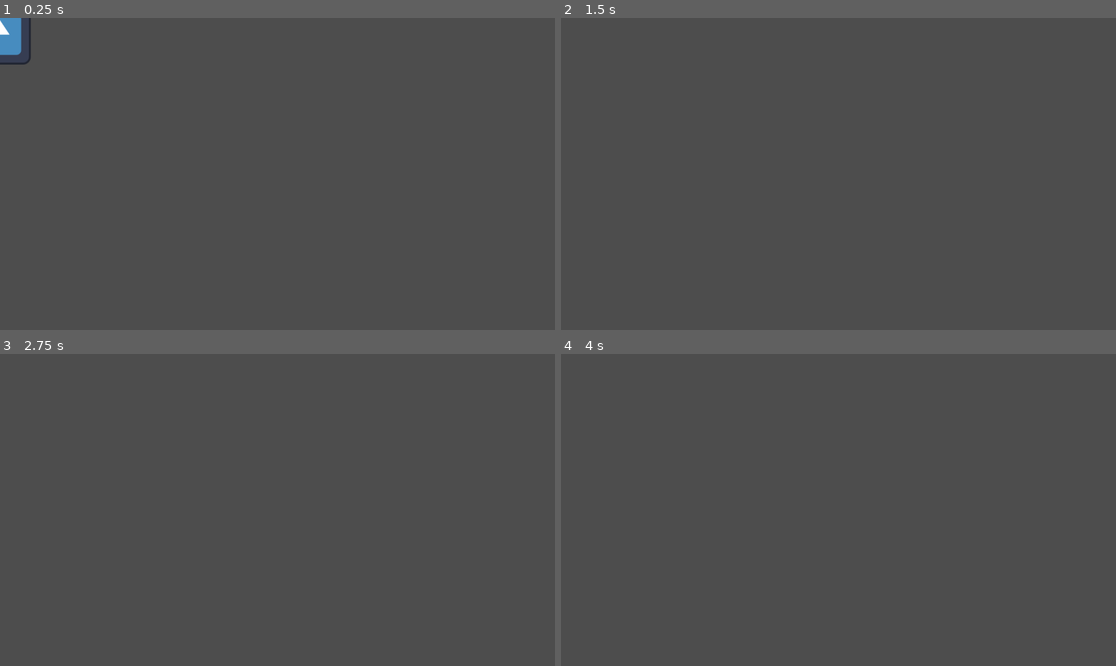
Above: before the commit, frames 1-4 (two rows, left to right).
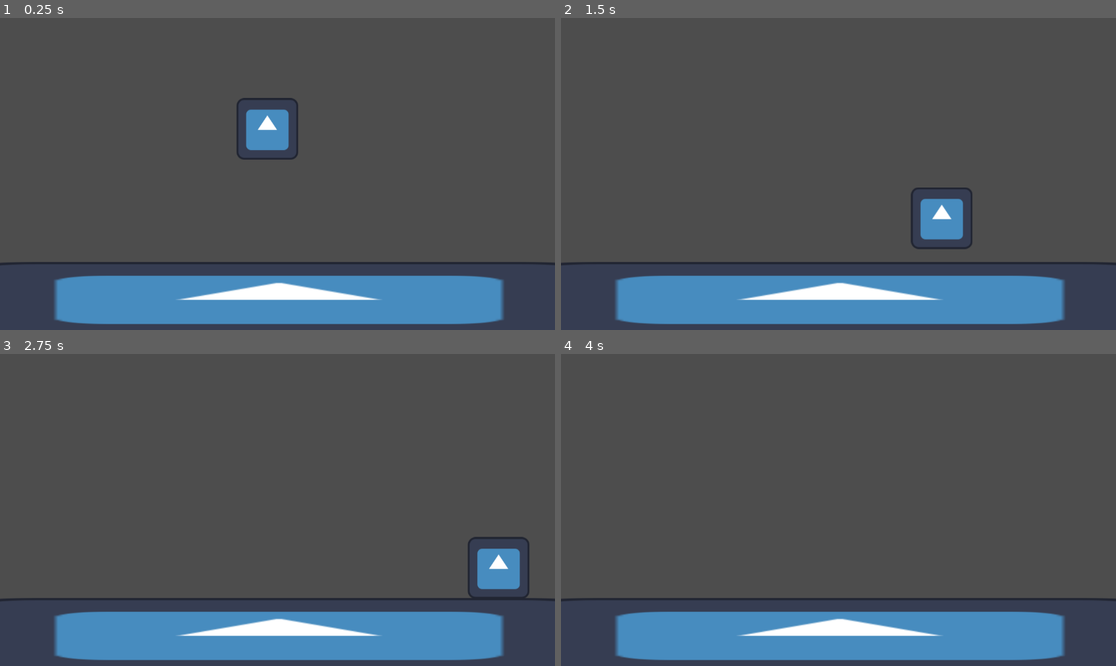
Above: after the commit, the same moments.

Repository: T4R1N/BuiltToScale
Game: Godot game, scene res://Scenes/Main.tscn
Same seed, same stepped clock (60 frames per second), same inputs: the game is played once before the commit and once after it. The engine's default icon, where the game draws it, is replaced by a stand-in: a white triangle on a blue panel in a dark square.
Inputs:
- Up to frame 1 (0.25 s): no input
- Up to frame 2 (1.5 s): tap Enter (ui_accept) at 0.5, 0.6 s; hold D (Right) from 0.53 s (still down); tap Space (Jump) at 0.77, 0.8, 1.07, 1.35 s
- Up to frame 3 (2.75 s): tap Space (Jump) at 1.52, 1.82, 2.3 s; tap Enter (ui_accept) at 1.55, 2.1 s; release D (Right) at 2.03 s; hold A (Left) from 2.03 s (still down)
- Up to frame 4 (4 s): release A (Left) at 2.78 s; hold D (Right) from 2.78 s (still down); tap Enter (ui_accept) at 2.85 s; tap Space (Jump) at 3.02, 3.32, 3.6, 3.77 s

The runs differ from the first frame. In frame 1, 15% of the frame differs, in the area x 0-100%, y 0-99%; in frame 2, 15%; in frame 3, 15%; in frame 4, 13%.

Commit message:
very basic movement

Diff:
--- a/Scenes/Player.tscn
+++ b/Scenes/Player.tscn
@@ -7,7 +7,6 @@
 radius = 62.1289
 
 [node name="Player" type="CharacterBody2D"]
-motion_mode = 1
 script = ExtResource("1_wyj45")
 
 [node name="PlayerSprite" type="AnimatedSprite2D" parent="."]
--- a/Scenes/Stage.tscn
+++ b/Scenes/Stage.tscn
@@ -1,7 +1,13 @@
-[gd_scene load_steps=2 format=3 uid="uid://cgmocoowxewlq"]
+[gd_scene load_steps=3 format=3 uid="uid://xjci2p0oquym"]
 
-[ext_resource type="PackedScene" uid="uid://lbttidtwr61x" path="res://Scenes/Player.tscn" id="1_mtinf"]
+[ext_resource type="PackedScene" uid="uid://lbttidtwr61x" path="res://Scenes/player.tscn" id="1_mtinf"]
+[ext_resource type="PackedScene" uid="uid://c5eghw8nwfu8p" path="res://Scenes/platform.tscn" id="2_7slog"]
 
 [node name="Stage" type="Node2D"]
 
 [node name="Player" parent="." instance=ExtResource("1_mtinf")]
+position = Vector2(555, 177)
+
+[node name="platform" parent="." instance=ExtResource("2_7slog")]
+position = Vector2(579, 583)
+scale = Vector2(10.5368, 1.19439)
--- /dev/null
+++ b/Scenes/platform.tscn
@@ -0,0 +1,14 @@
+[gd_scene load_steps=3 format=3 uid="uid://c5eghw8nwfu8p"]
+
+[ext_resource type="Texture2D" uid="uid://fs31vkeyprku" path="res://icon.svg" id="1_8uiam"]
+
+[sub_resource type="RectangleShape2D" id="RectangleShape2D_e1rkc"]
+size = Vector2(128, 128)
+
+[node name="platform" type="StaticBody2D"]
+
+[node name="CollisionShape2D" type="CollisionShape2D" parent="."]
+shape = SubResource("RectangleShape2D_e1rkc")
+
+[node name="Sprite2D" type="Sprite2D" parent="."]
+texture = ExtResource("1_8uiam")
--- a/Scripts/player.gd
+++ b/Scripts/player.gd
@@ -1,28 +1,29 @@
 extends CharacterBody2D
 
-
-const SPEED = 300.0
-const JUMP_VELOCITY = -400.0
+const JUMP_VELOCITY = -600.0
 
 # Get the gravity from the project settings to be synced with RigidBody nodes.
-var gravity = ProjectSettings.get_setting("physics/2d/default_gravity")
+var gravity = 1600
 
+var acceleration = 1000.0
+var maxSpeed = 300.0
+var canMoveInAir = true # For use with augments
 
 func _physics_process(delta):
-	# Add the gravity.
-	if not is_on_floor():
+	var direction = Input.get_axis("Left", "Right")
+
+	# Gravity
+	if !is_on_floor():
 		velocity.y += gravity * delta
 
 	# Handle jump.
-	if Input.is_action_just_pressed("ui_accept") and is_on_floor():
+	if Input.is_action_just_pressed("Jump") and is_on_floor():
 		velocity.y = JUMP_VELOCITY
 
-	# Get the input direction and handle the movement/deceleration.
-	# As good practice, you should replace UI actions with custom gameplay actions.
-	var direction = Input.get_axis("ui_left", "ui_right")
-	if direction:
-		velocity.x = direction * SPEED
-	else:
-		velocity.x = move_toward(velocity.x, 0, SPEED)
+	# Acceleration and deceleration
+	if is_on_floor():
+		velocity.x = move_toward(velocity.x, maxSpeed * direction, acceleration * delta)
+	elif canMoveInAir && direction: # the && direction exists so you don't decelerate when not holding keys
+		velocity.x = move_toward(velocity.x, maxSpeed * direction, acceleration / 2 * delta)
 
 	move_and_slide()
--- a/project.godot
+++ b/project.godot
@@ -20,15 +20,19 @@
 Left={
 "deadzone": 0.5,
 "events": [Object(InputEventKey,"resource_local_to_scene":false,"resource_name":"","device":-1,"window_id":0,"alt_pressed":false,"shift_pressed":false,"ctrl_pressed":false,"meta_pressed":false,"pressed":false,"keycode":0,"physical_keycode":65,"key_label":0,"unicode":97,"echo":false,"script":null)
+, Object(InputEventKey,"resource_local_to_scene":false,"resource_name":"","device":-1,"window_id":0,"alt_pressed":false,"shift_pressed":false,"ctrl_pressed":false,"meta_pressed":false,"pressed":false,"keycode":0,"physical_keycode":4194319,"key_label":0,"unicode":0,"echo":false,"script":null)
 ]
 }
 Right={
 "deadzone": 0.5,
 "events": [Object(InputEventKey,"resource_local_to_scene":false,"resource_name":"","device":-1,"window_id":0,"alt_pressed":false,"shift_pressed":false,"ctrl_pressed":false,"meta_pressed":false,"pressed":false,"keycode":0,"physical_keycode":68,"key_label":0,"unicode":100,"echo":false,"script":null)
+, Object(InputEventKey,"resource_local_to_scene":false,"resource_name":"","device":-1,"window_id":0,"alt_pressed":false,"shift_pressed":false,"ctrl_pressed":false,"meta_pressed":false,"pressed":false,"keycode":0,"physical_keycode":4194321,"key_label":0,"unicode":0,"echo":false,"script":null)
 ]
 }
 Jump={
 "deadzone": 0.5,
 "events": [Object(InputEventKey,"resource_local_to_scene":false,"resource_name":"","device":-1,"window_id":0,"alt_pressed":false,"shift_pressed":false,"ctrl_pressed":false,"meta_pressed":false,"pressed":false,"keycode":0,"physical_keycode":32,"key_label":0,"unicode":32,"echo":false,"script":null)
+, Object(InputEventKey,"resource_local_to_scene":false,"resource_name":"","device":-1,"window_id":0,"alt_pressed":false,"shift_pressed":false,"ctrl_pressed":false,"meta_pressed":false,"pressed":false,"keycode":0,"physical_keycode":87,"key_label":0,"unicode":119,"echo":false,"script":null)
+, Object(InputEventKey,"resource_local_to_scene":false,"resource_name":"","device":-1,"window_id":0,"alt_pressed":false,"shift_pressed":false,"ctrl_pressed":false,"meta_pressed":false,"pressed":false,"keycode":0,"physical_keycode":4194320,"key_label":0,"unicode":0,"echo":false,"script":null)
 ]
 }
Not shown: 1 places in Scenes/Main.tscn that only renumber resources
